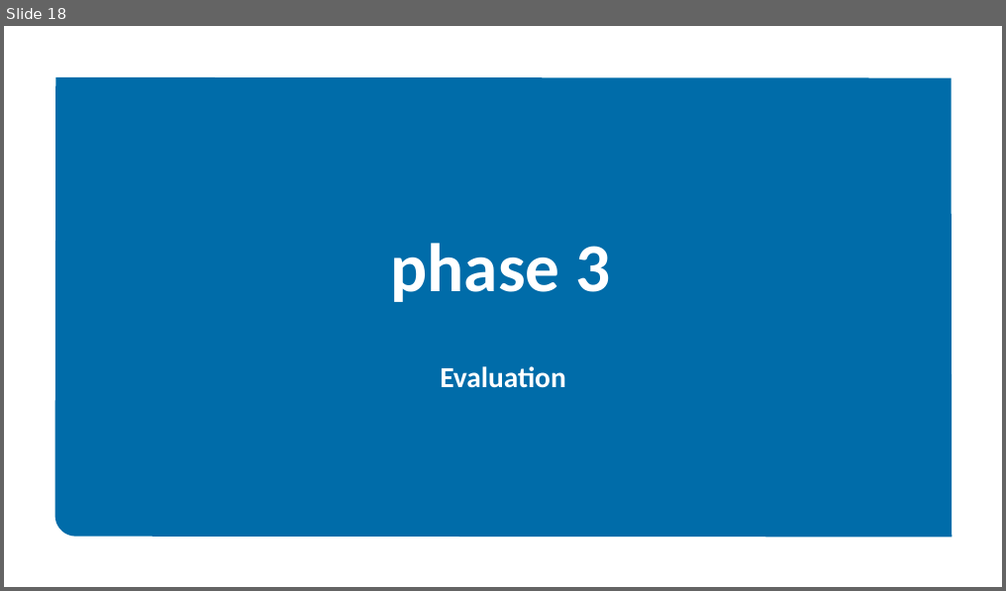
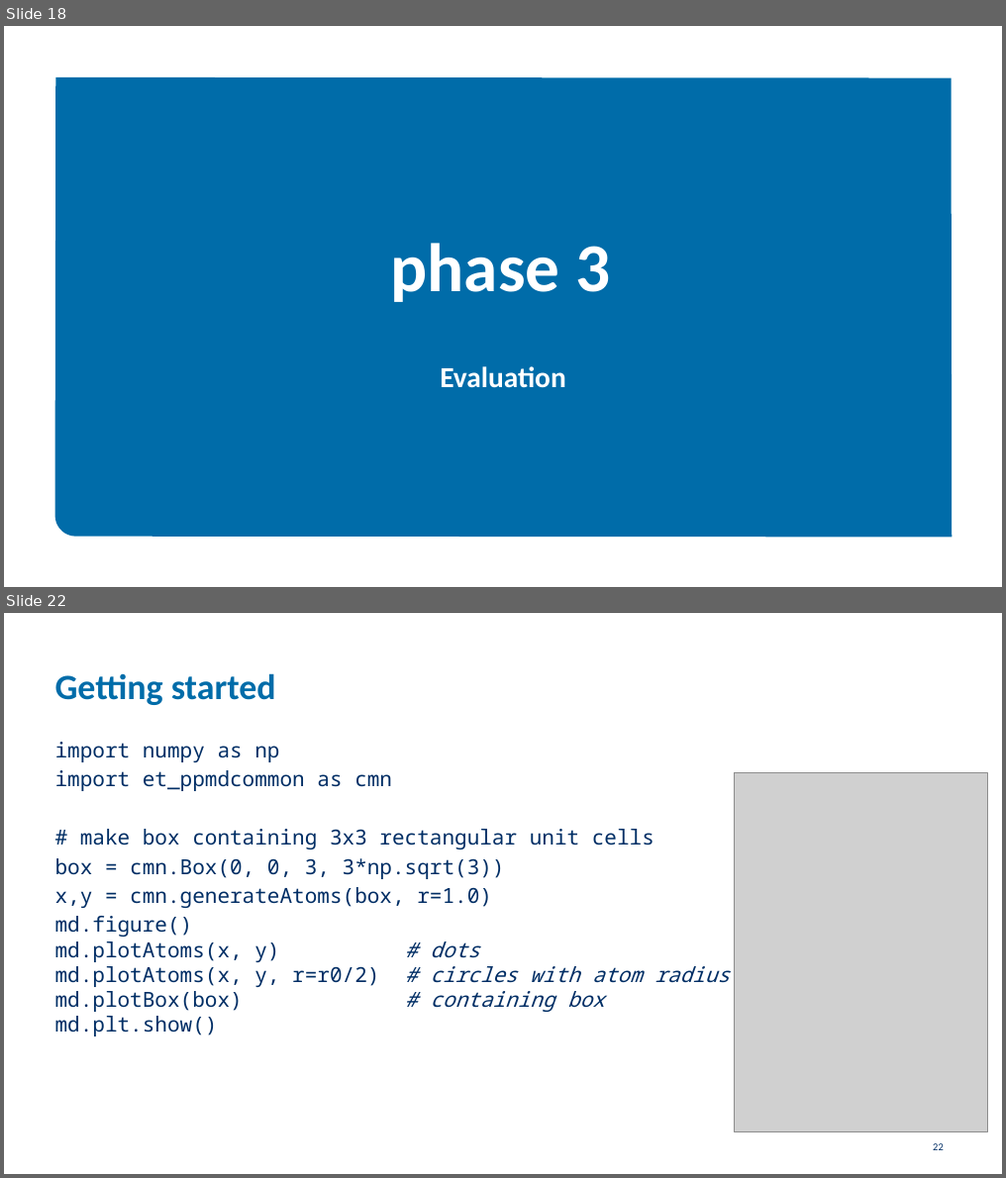
Before and after one commit to etijskens/pp, a slide deck: course-material/assignment-2021.pptx. Shown one above the other, each under a label of ours: slide 18 before the commit, slides 18 and 22 after it; the slides between them are not shown. The pictures are 1006x591 and 1006x1178 pixels, drawn with LibreOffice and Linux fonts; fonts in the diff are those of the drawing; grey boxes stand for pictures; background and template pictures are left out. Boxes give left, top, right and bottom in pixels: in the first picture for what was removed or moved away, otherwise in the second. Text is boxed around its words. In the diff, an @@ line names an element or a change of style, - is before the commit and + after.

```diff
--- a/course-material/assignment-2021.pptx
+++ b/course-material/assignment-2021.pptx
@@ slide 22 added at (4,613,1002,1174), background #FFFFFF @@
@@ title added at (55,673,276,705), 34.2 pt, text #006CA9, bold @@
+Getting started
@@ text added at (55,742,730,1037), 20 pt, text #002E65 @@
+import numpy as np
+import et_ppmdcommon as cmn
+# make box containing 3x3 rectangular unit cells
+box = cmn.Box(0, 0, 3, 3*np.sqrt(3))
+x,y = cmn.generateAtoms(box, r=1.0)
+md.figure()
+md.plotAtoms(x, y) # dots
+md.plotAtoms(x, y, r=r0/2) # circles with atom radius
+md.plotBox(box) # containing box
+md.plt.show()
@@ picture added at (735,773,988,1132) @@
@@ page number added at (933,1144,944,1151), 10 pt, text #002E65 @@
+22
```
Also in this commit, not shown: 4 slides changed, 3 other slides added, 1 other file.
